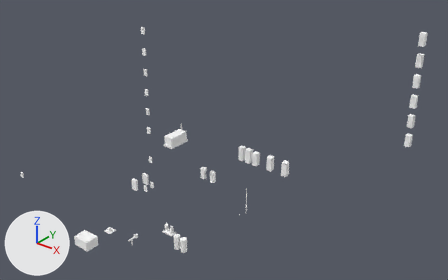
What one commit did to the glTF model frontend/public/landing/landing_equipment.glb.
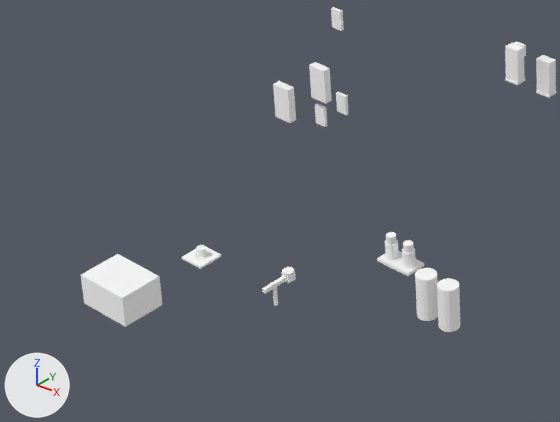
The first picture shows the older version from a 50 mm camera at (74.7, -43.3, 46.6) aimed at (24.9, 18.9, 8.1). The close-ups show the older and then the newer version on the part from 11% to 48% of the width and 55% to 100% of the height of that picture. Only the edits that show in the close-ups are written down. Arrows for +X, +Y and +Z are at lower left; the lights stay in place. Where no turn or scale is listed for an object, it has been applied to the vertices.

In view in the first close-up: 'eq_ats_em', 'eq_ats_eq', 'eq_booster_pump', 'eq_emergency_lighting', 'eq_lift_1_ctrl', 'eq_lift_2_ctrl', 'eq_main_valve', 'eq_panel_B1', 'eq_panel_L1', 'eq_pge_service', 'eq_riser_a', 'eq_riser_b', 'eq_sump_pump', 'eq_water_heater', 'eq_water_main'.
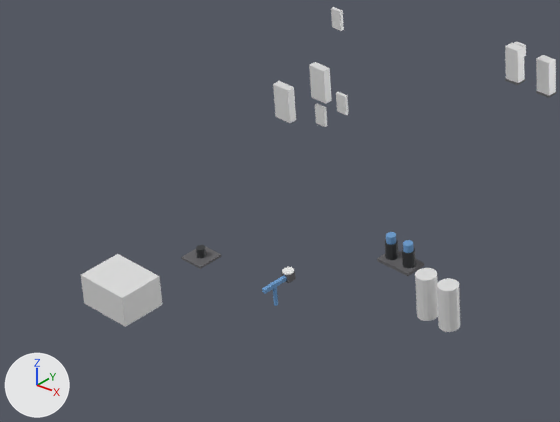
Pixel boxes (x1, y1, x2, y2) of what changed, in the close-ups (560 x 422 px):
'eq_pge_service', surface changed
    both: (81, 254, 160, 327)
'eq_water_heater', surface changed
    both: (415, 268, 459, 332)
'eq_booster_pump', recoloured (white to dark grey)
    both: (377, 232, 424, 276)
'eq_lift_1_ctrl', surface changed
    both: (273, 81, 296, 123)
'eq_ats_eq', surface changed, recoloured
    both: (536, 55, 556, 98)
'eq_lift_2_ctrl', surface changed
    both: (309, 62, 332, 104)
'eq_ats_em', surface changed, recoloured (white to dark grey)
    both: (505, 43, 525, 85)
'eq_sump_pump', recoloured (white to dark grey)
    both: (181, 245, 221, 269)
'eq_water_main', recoloured (white to blue)
    both: (262, 275, 287, 306)
'eq_panel_L1', surface changed
    both: (331, 7, 344, 31)
'eq_panel_B1', surface changed
    both: (336, 92, 348, 115)
'eq_riser_a', surface changed
    both: (315, 103, 327, 127)
'eq_main_valve', recoloured (darker)
    both: (281, 267, 296, 283)
'eq_riser_b', surface changed
    both: (315, 104, 327, 127)
'eq_riser_c', surface changed
    both: (315, 104, 327, 127)
'eq_emergency_lighting', surface changed
    both: (514, 41, 526, 56)

The change, as a diff of the scene's bpy script:
```diff
--- a/frontend/public/landing/landing_equipment.glb.py
+++ b/frontend/public/landing/landing_equipment.glb.py
@@ mat_bw_switchgear_baked @@
 mat_bw_switchgear_baked.metallic = 0.5
-mat_bw_switchgear_baked.roughness = 1.0
+mat_bw_switchgear_baked.roughness = 0.402
@@ mat_bw_dark_grey_baked @@
 mat_bw_dark_grey_baked = principled_material('BW dark grey baked')
-mat_bw_dark_grey_baked.base_color = (1.0, 1.0, 1.0)  # white #ffffff
+mat_bw_dark_grey_baked.base_color = (0.12, 0.117, 0.125)  # dark grey #616063
 mat_bw_dark_grey_baked.roughness = 1.0
@@ mat_bw_pipe_baked @@
 mat_bw_pipe_baked = principled_material('BW pipe baked')
-mat_bw_pipe_baked.base_color = (1.0, 1.0, 1.0)  # white #ffffff
+mat_bw_pipe_baked.base_color = (0.0865, 0.0908, 0.0953)  # dark grey #535557
 mat_bw_pipe_baked.metallic = 0.8
@@ mat_bw_pipe_blue_baked @@
 mat_bw_pipe_blue_baked = principled_material('BW pipe blue baked')
-mat_bw_pipe_blue_baked.base_color = (1.0, 1.0, 1.0)  # white #ffffff
+mat_bw_pipe_blue_baked.base_color = (0.141, 0.332, 0.624)  # blue #699ccf
 mat_bw_pipe_blue_baked.roughness = 1.0
```
